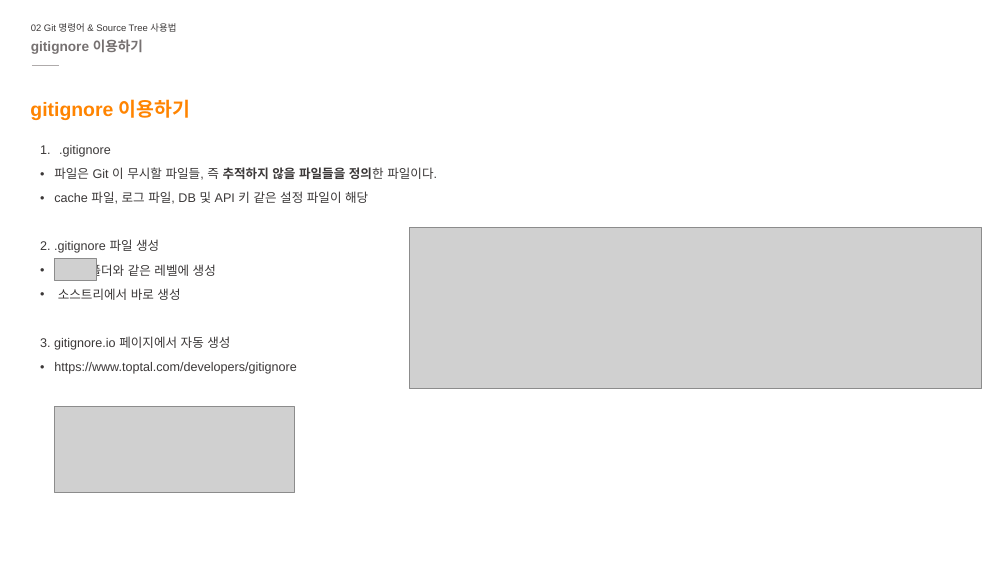
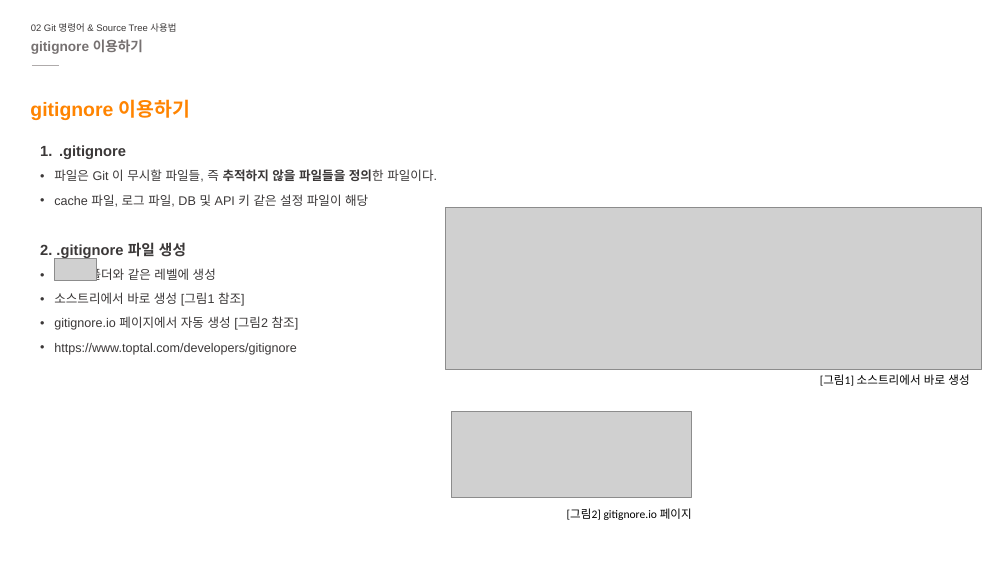
Before and after one commit to phobikim/repo_CURD_1, a slide deck: slide 27 of git&sourceTree_crud.pptx. Drawn at 1008x567 pixels with LibreOffice and Linux fonts; fonts in the diff are those of the drawing; grey boxes stand for pictures; background and template pictures are left out. Boxes give left, top, right and bottom in pixels: in the first picture for what was removed or moved away, otherwise in the second. Text is boxed around its words. In the diff, an @@ line names an element or a change of style, - is before the commit and + after.

```diff
--- a/git&sourceTree_crud.pptx
+++ b/git&sourceTree_crud.pptx
@@ text at (40, 145, 186, 258): size 12 to 14 pt, bold on in ".gitignore", "2. .gitignore 파일 생성" @@
@@ picture: place and size @@
-picture at (410, 227, 982, 389)
+picture at (445, 207, 982, 369)
@@ text at (54, 292, 299, 330): text changed @@
-• 소스트리에서 바로 생성
-3. gitignore.io 페이지에서 자동 생성
+• 소스트리에서 바로 생성 [그림1 참조]
+• gitignore.io 페이지에서 자동 생성 [그림2 참조]
@@ text added at (820, 374, 969, 386), 11 pt, text #000000 @@
+[그림1] 소스트리에서 바로 생성
@@ picture: place and size @@
-picture at (54, 407, 294, 492)
+picture at (451, 411, 691, 497)
@@ text added at (567, 508, 692, 520), 11 pt, text #000000 @@
+[그림2] gitignore.io 페이지
```
Also in this commit, not shown: 7 other slides changed, 1 slide added, 1 other file.
